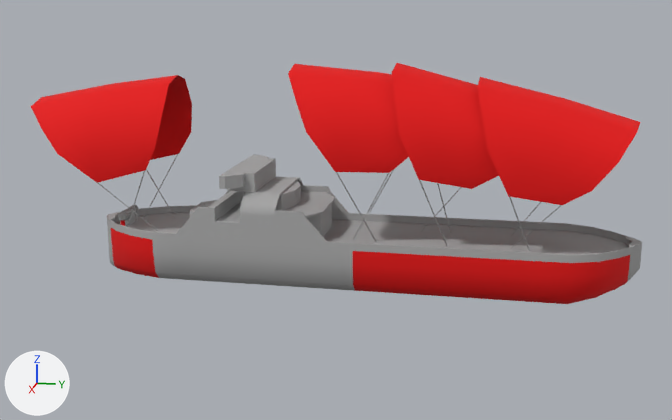
Before and after pictures for a commit that changed the FBX model Skyrates/Assets/Resources/Meshes/Ship/merchant_ship_3.FBX.
One viewpoint serves both versions: a 50 mm camera at (23.37, 4.91, 6.91) aimed at (-0.04, 0.23, 1.06). Arrows for +X, +Y and +Z are at lower left; the lights stay in place. Where no turn or scale is listed for an object, it has been applied to the vertices. Vertices at the same position are counted once.

In view in the first picture: 'merchant_ship_3'.
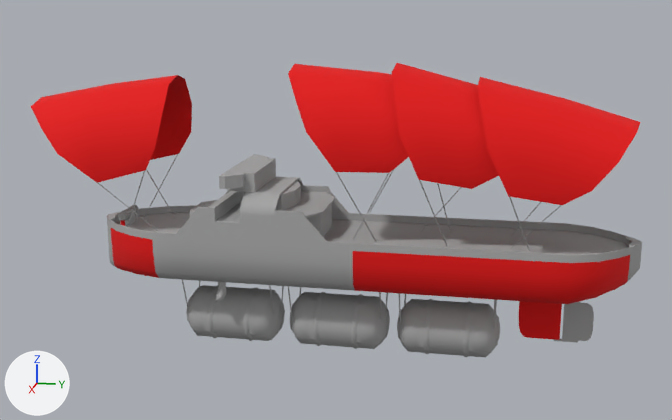
Commit message: Tricked out some ships......more

Boxes [x1, y1, x2, y2] around the edits, measured in the pictures (672 x 420 px):
'merchant_ship_3', reshaped (22% taller)
    before: [31, 63, 642, 304]
    after: [31, 63, 642, 357]
part 1 of me_mesh, added
    after: [269, 285, 274, 314]
part 2 of me_mesh, added
    after: [182, 280, 189, 309]
part 3 of me_mesh, added
    after: [379, 292, 382, 322]
part 4 of me_mesh, added
    after: [288, 286, 292, 317]
part 5 of me_mesh, added
    after: [494, 300, 496, 330]
part 6 of me_mesh, added
    after: [398, 293, 401, 324]
part 7 of me_mesh, added
    after: [186, 285, 285, 341]
part 8 of me_mesh, added
    after: [290, 292, 390, 349]
part 9 of me_mesh, added
    after: [397, 299, 500, 357]
part 10 of me_mesh, added
    after: [216, 282, 226, 302]
part 11 of me_mesh, added
    after: [554, 302, 594, 343]
part 12 of me_mesh, added
    after: [519, 301, 562, 340]

What changed in the scene script:
```text
Change me_mesh:
    used by ob_merchant_ship_3; location = (0.0, 0.0, 0.0)
    remove me_mesh.from_pydata(...)  # 1379 vertices, 1262 faces; spans x -1.7..1.7, y -8.0..8.0, z -0.8..4.9
    add me_mesh.from_pydata(...)  # 2661 vertices, 2520 faces; spans x -1.7..1.7, y -8.0..8.0, z -2.7..4.9
    me_mesh part 1: the loose piece of 8 vertices spanning x 0.5..1.5, y 0.5..1.5, z 0.2..2.4 is copied, and the copy is scaled about its middle by (0.481, -0.000604, 0.593), then moved by (-0.4, -2.4, -2.6), in mat_lambert5 (grey #aaaaaa); it spans x 0.4..0.9, y -1.4, z -2.0..-0.7
    me_mesh part 2: the loose piece of 8 vertices spanning x 0.5..1.5, y -5.8..-4.3, z 0.2..1.9 is copied, and the copy is scaled about its middle by (0.475, -0.000252, 0.749), then moved by (-0.4, 1.2, -2.3), in mat_lambert5 (grey #aaaaaa); it spans x 0.4..0.9, y -3.8, z -2.0..-0.7
    me_mesh part 3: the loose piece of 8 vertices spanning x 0.5..1.2, y 0.7..1.8, z 0.2..2.4 is copied, and the copy is scaled about its middle by (0.688, -0.000455, 0.605), then moved by (-0.2, 0.3, -2.6), in mat_lambert5 (grey #aaaaaa); it spans x 0.4..0.9, y 1.5..1.6, z -2.0..-0.7
    me_mesh part 4: the loose piece of 8 vertices spanning x 0.5..1.5, y 0.5..1.5, z 0.2..2.4 is copied, and the copy is scaled about its middle by (0.481, -0.000604, 0.593), then moved by (-0.4, -1.9, -2.6), in mat_lambert5 (grey #aaaaaa); it spans x 0.4..0.9, y -0.9, z -2.0..-0.7
    me_mesh part 5: the loose piece of 8 vertices spanning x 0.5..1.3, y 4.6..6.0, z 0.2..1.8 is copied, and the copy is scaled about its middle by (0.59, -0.000314, 0.826), then moved by (-0.3, -0.8, -2.3), in mat_lambert5 (grey #aaaaaa); it spans x 0.4..0.9, y 4.5, z -2.0..-0.7
    me_mesh part 6: the loose piece of 8 vertices spanning x 0.5..1.2, y 0.7..1.8, z 0.2..2.4 is copied, and the copy is scaled about its middle by (0.688, -0.000455, 0.605), then moved by (-0.2, 0.8, -2.6), in mat_lambert5 (grey #aaaaaa); it spans x 0.4..0.9, y 2.0..2.1, z -2.0..-0.7
    me_mesh part 7: a new loose piece of 278 vertices spanning x -0.7..0.8, y -3.9..-1.2, z -2.7..-1.2, in mat_lambert1 (grey #aaaaaa)
    me_mesh part 8: a new loose piece of 278 vertices spanning x -0.7..0.8, y -1.0..1.7, z -2.7..-1.2, in mat_lambert1 (grey #aaaaaa)
    me_mesh part 9: a new loose piece of 278 vertices spanning x -0.7..0.8, y 1.9..4.6, z -2.7..-1.2, in mat_lambert1 (grey #aaaaaa)
    me_mesh part 10: a new loose piece of 136 vertices spanning x 0.9..1.2, y -2.8..-2.5, z -1.3..-0.7
    me_mesh part 11: a new loose piece of 44 vertices spanning x 0.0, y 5.8..7.0, z -2.1..-1.0
    me_mesh part 12: a new loose piece of 36 vertices spanning x 0.0, y 5.1..6.1, z -2.1..-0.7
```
